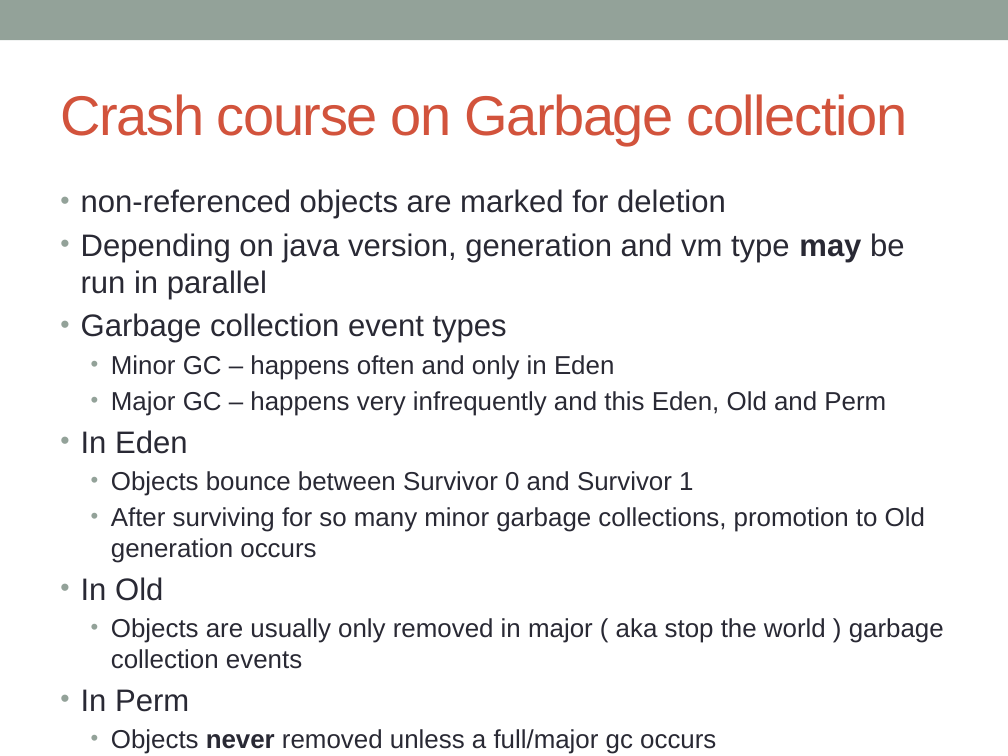
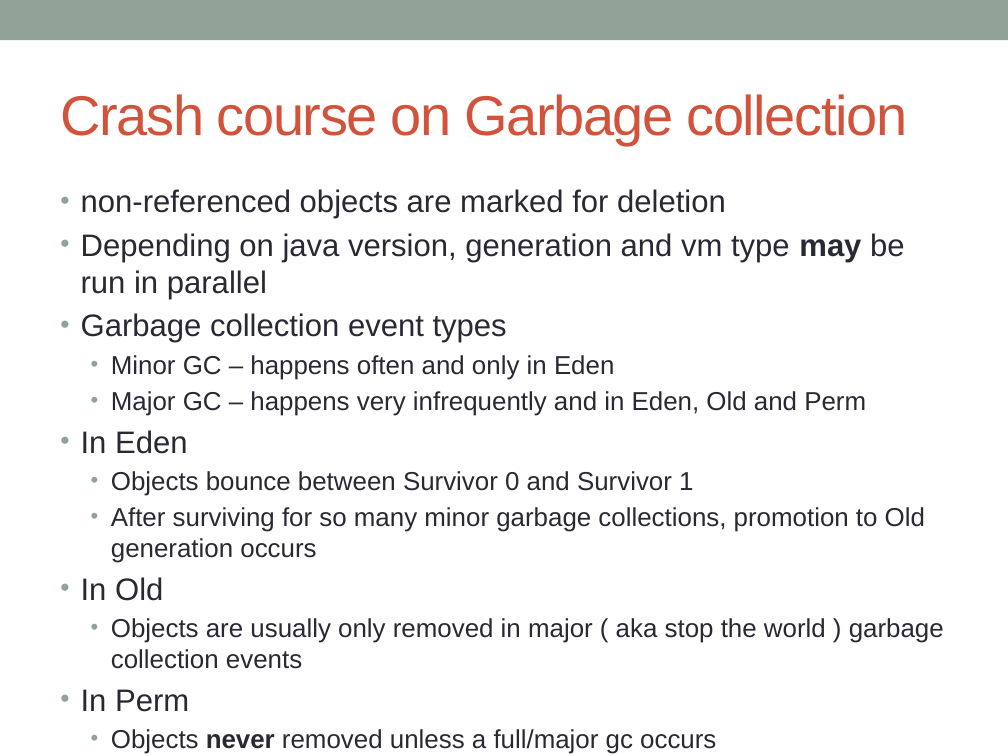
Before and after one commit to bilsch/columbus_devops_presentations, a slide deck: slide 5 of java_operations/Lopsa Columbus - Operations view of the Java VM.pptx. Drawn at 1008x756 pixels with LibreOffice and Linux fonts; fonts in the diff are those of the drawing. Boxes give left, top, right and bottom in pixels: in the first picture for what was removed or moved away, otherwise in the second. Text is boxed around its words. In the diff, an @@ line names an element or a change of style, - is before the commit and + after.

```diff
--- a/java_operations/Lopsa Columbus - Operations view of the Java VM.pptx
+++ b/java_operations/Lopsa Columbus - Operations view of the Java VM.pptx
@@ text at [111, 391, 866, 416]: text changed @@
-  • Major GC – happens very infrequently and this Eden, Old and Perm
+  • Major GC – happens very infrequently and in Eden, Old and Perm
```
Also in this commit, not shown: 2 other slides changed, 1 slide added, 1 slide removed, 1 other file.
